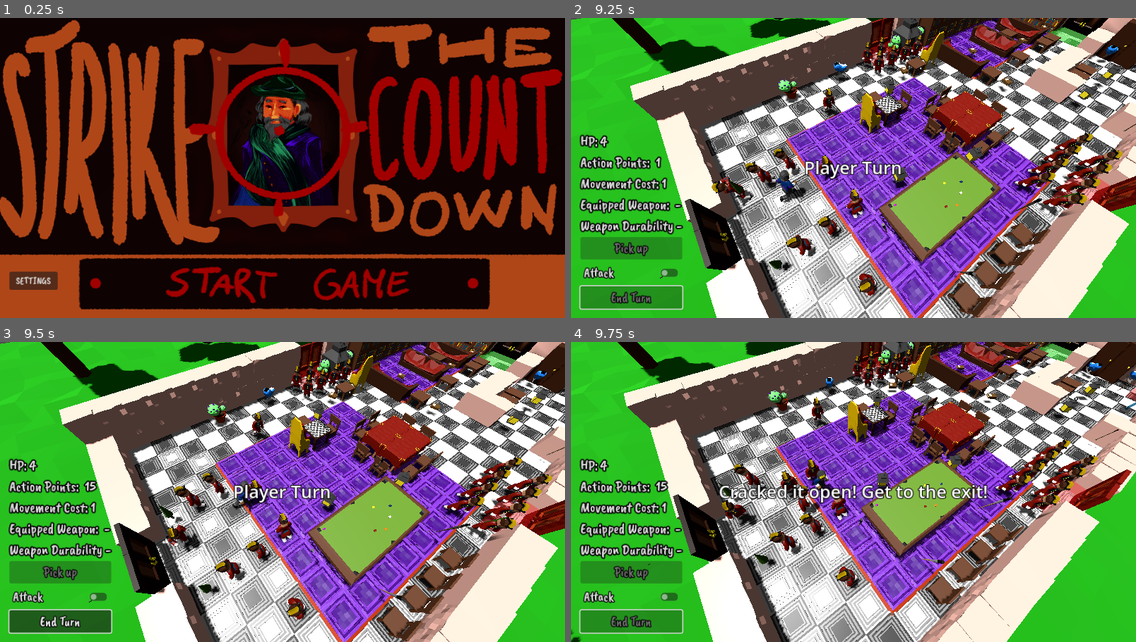
Above: before the commit, frames 1-4 (two rows, left to right).
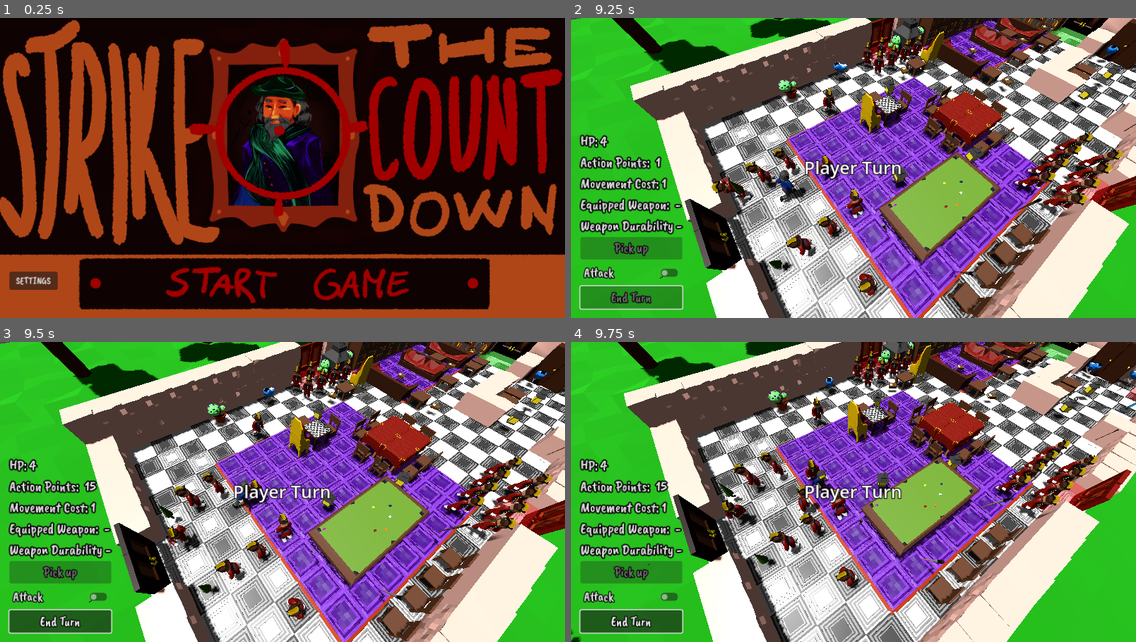
Above: after the commit, the same moments.

Repository: pinguinosod/gse_winterjam2024
Game: Godot game, scene res://main.tscn
Same seed, same stepped clock (60 frames per second), same inputs: the game is played once before the commit and once after it.
Inputs (mouse positions are in pixels of both pictures, inside the frame that each line leads up to):
- Up to frame 1 (0.25 s): no input
- Up to frame 2 (9.25 s): click (859, 285) at 0.5 s; tap Enter (end_turn) at 1.25, 1.35, 2.85, 3.6, 4.35, 5.1, 5.85, 6.6, 7.35, 8.1, 8.85 s; move the mouse to (825, 228) at 1.27 s; hold W (move_up) 1.28-2 s; click (825, 228) at 1.42 s; tap Space at 1.52, 3.02, 4.52, 5.27, 6.02, 7.52, 8.27, 9.02 s; click "End Turn" at 2 s; move the mouse to (1023, 213) at 2.77 s; hold W (move_up) 2.78-3.53 s; move the mouse to (684, 123) at 3.52 s; hold A (move_left) 3.53-5.03 s; move the mouse to (881, 168) at 4.27 s; click (881, 168) at 4.42 s; move the mouse to (768, 93) at 5.02 s; hold S (move_down) 5.03-5.78 s; move the mouse to (977, 153) at 5.77 s; hold D (move_right) 5.78-6.53 s; move the mouse to (740, 183) at 6.52 s; hold W (move_up) 6.53-7.28 s; click (740, 183) at 6.67 s; move the mouse to (910, 102) at 7.27 s; hold D (move_right) from 7.28 s (still down); move the mouse to (825, 228) at 8.02 s; move the mouse to (1023, 213) at 8.77 s; click (1023, 213) at 8.92 s
- Up to frame 3 (9.5 s): keep holding D (move_right)
- Up to frame 4 (9.75 s): move the mouse to (684, 447) at 9.52 s; release D (move_right) at 9.53 s; hold S (move_down) from 9.53 s (still down); tap Enter (end_turn) at 9.6 s

Frames 1-3 are identical in both runs. In frame 4, 3.0% of the frame differs, in the area x 1-74%, y 36-97%.

Commit message:
Cutscene Hit Sound

Diff:
--- a/cutsceneScript.gd
+++ b/cutsceneScript.gd
@@ -11,6 +11,8 @@
 
 var enemy: AnimationTree
 var enemyAnimator: AnimationNodeStateMachinePlayback
+
+@export var attack_sound: AudioStream
 
 # Called when the node enters the scene tree for the first time.
 func _ready() -> void:
@@ -37,6 +39,7 @@
 	if started:
 		timeElapsed += delta
 		if timeElapsed > 2.5:
+			AudioManager.play_sfx_override(attack_sound, 80)
 			enemyAnimator.travel("Death")
 			started = false
 			done = true
--- a/main.tscn
+++ b/main.tscn
@@ -1,7 +1,8 @@
-[gd_scene load_steps=11 format=3 uid="uid://d3n3e4vjd3syp"]
+[gd_scene load_steps=12 format=3 uid="uid://d3n3e4vjd3syp"]
 
 [ext_resource type="PackedScene" uid="uid://crj37bo36phwd" path="res://rooms.tscn" id="1_iektr"]
 [ext_resource type="PackedScene" uid="uid://be1nsbcipwe44" path="res://player.tscn" id="2_tjp8u"]
+[ext_resource type="AudioStream" uid="uid://3888qdr7wrwn" path="res://audio/Punch.mp3" id="2_vtln1"]
 [ext_resource type="PackedScene" uid="uid://cyysjuf2pl57c" path="res://enemies.tscn" id="3_fuddb"]
 [ext_resource type="PackedScene" uid="uid://082rgmto1mon" path="res://objects.tscn" id="4_vypmj"]
 [ext_resource type="PackedScene" uid="uid://ch7lfvfup1r3d" path="res://UI.tscn" id="5_3od5a"]
@@ -16,6 +17,27 @@
 
 [node name="Rooms" parent="." instance=ExtResource("1_iektr")]
 transform = Transform3D(1, 0, 0, 0, 1, 0, 0, 0, 1, -0.00271797, -0.00320196, -0.000750542)
+
+[node name="Room02" parent="Rooms" index="1"]
+attack_sound = ExtResource("2_vtln1")
+
+[node name="Skeleton3D" parent="Rooms/Room02/countFallingDying/Armature" index="0"]
+bones/1/rotation = Quaternion(-1.77723e-15, -1.11077e-16, -0.0312457, 0.999512)
+bones/4/rotation = Quaternion(1.77723e-15, 2.10438e-17, 0.0312457, 0.999512)
+bones/6/rotation = Quaternion(-1.72715e-16, 0.707107, -5.42762e-15, 0.707107)
+bones/7/rotation = Quaternion(-0.00337343, -0.631962, 0.774988, -0.0024029)
+bones/8/rotation = Quaternion(-0.0693744, 0.000444774, -0.00639646, 0.99757)
+bones/9/rotation = Quaternion(-0.0327508, -7.21805e-05, 0.00220262, 0.999461)
+bones/11/rotation = Quaternion(0.774778, 0.00527609, -0.00710901, 0.632172)
+bones/12/rotation = Quaternion(-0.068748, -0.00107806, 0.0156424, 0.997511)
+bones/13/rotation = Quaternion(-0.0330674, 0.000218469, -0.0066028, 0.999431)
+bones/15/rotation = Quaternion(-6.66342e-05, -0.0178693, 0.999833, -0.00373691)
+bones/16/rotation = Quaternion(0.0191336, 0.000467153, 0.0244414, 0.999518)
+bones/17/rotation = Quaternion(0.255206, -0.668436, 0.263685, 0.646942)
+bones/20/rotation = Quaternion(-1.96056e-05, 0.0178694, 0.99984, 0.00109379)
+bones/21/rotation = Quaternion(-0.0191298, -0.000569266, 0.029739, 0.999374)
+bones/22/rotation = Quaternion(0.26237, -0.647365, 0.253865, 0.669054)
+bones/23/rotation = Quaternion(0.37502, 0.00288944, -0.00116896, 0.927011)
 
 [node name="gardenScene" parent="Rooms" index="3"]
 transform = Transform3D(-1.31134e-08, 0, 0.3, 0, 0.3, 0, -0.3, 0, -1.31134e-08, 11.3925, -1.24064, 0)
--- a/player.tscn
+++ b/player.tscn
@@ -23,31 +23,6 @@
 [node name="playerStrikeAnim" parent="." node_paths=PackedStringArray("tree") instance=ExtResource("2_1oclv")]
 script = ExtResource("3_qhufq")
 tree = NodePath("AnimationTree")
-
-[node name="Skeleton3D" parent="playerStrikeAnim/Armature" index="0"]
-bones/0/position = Vector3(-0.34176, -0.779099, -56.643)
-bones/0/rotation = Quaternion(-0.509506, -0.497055, 0.502833, 0.490406)
-bones/1/rotation = Quaternion(-0.000139394, -0.0013083, -0.0385453, 0.999256)
-bones/3/rotation = Quaternion(0.00294651, -0.0216051, -0.00675282, 0.999739)
-bones/4/rotation = Quaternion(-0.0173038, 0.00759076, 0.0575408, 0.998164)
-bones/5/rotation = Quaternion(0.0231827, -0.0144907, -0.0464618, 0.998546)
-bones/6/rotation = Quaternion(0, 0.707107, -2.51215e-15, 0.707107)
-bones/7/rotation = Quaternion(0.0507583, -0.628459, 0.775297, 0.0371144)
-bones/8/rotation = Quaternion(0.478942, 0.152833, 0.172708, 0.847012)
-bones/9/position = Vector3(-5.10926e-07, 15.4197, -5.43416e-06)
-bones/9/rotation = Quaternion(-0.0165046, -6.97808e-05, 0.252388, 0.967485)
-bones/10/position = Vector3(3.73113e-06, 20.2529, 1.32814e-06)
-bones/11/rotation = Quaternion(0.748506, 0.0070007, -0.02037, 0.662778)
-bones/12/rotation = Quaternion(0.501575, -0.131891, -0.205696, 0.829889)
-bones/13/rotation = Quaternion(-0.015935, 0.000212592, -0.231458, 0.972714)
-bones/15/rotation = Quaternion(0.0381751, -0.0265357, 0.998079, -0.0409598)
-bones/16/rotation = Quaternion(-0.0115567, -0.0747755, -0.21045, 0.974672)
-bones/17/rotation = Quaternion(0.392421, -0.634626, 0.354266, 0.563695)
-bones/18/rotation = Quaternion(0.378107, -0.00335905, 0.00120743, 0.925755)
-bones/20/rotation = Quaternion(-0.120691, 0.0556621, 0.990652, -0.0307257)
-bones/21/rotation = Quaternion(-0.001112, 0.0293977, -0.158414, 0.986934)
-bones/22/rotation = Quaternion(0.313943, -0.564019, 0.366357, 0.670153)
-bones/23/rotation = Quaternion(0.375021, 0.00288953, -0.00116886, 0.927011)
 
 [node name="CSGSphere3D" type="CSGSphere3D" parent="."]
 visible = false
--- a/scripts/game_manager.gd
+++ b/scripts/game_manager.gd
@@ -239,6 +239,8 @@
 
 
 func endPlayerTurn():
+	if player.current_path_index < player.pathToFollow.size():
+		return
 	playerTurn = false
 	showText("Enemy Turn", 1.5)
 	for enemy in occupiedEnemies:
@@ -269,11 +271,11 @@
 		currentEnemy.speed *= 300
 		for enemy in enemyTurnQueue:
 			enemy.speed *= 300
-	if Input.is_action_just_pressed("DEBUG_KILL_ALL") and not enemyTurn():
-		clear_enemies()
-	if Input.is_action_just_pressed("DEBUG_NEXT_SCENE") and not enemyTurn():
-		clear_enemies()
-		load_next_scene()
+	#if Input.is_action_just_pressed("DEBUG_KILL_ALL") and not enemyTurn():
+	#	clear_enemies()
+	#if Input.is_action_just_pressed("DEBUG_NEXT_SCENE") and not enemyTurn():
+	#	clear_enemies()
+	#	load_next_scene()
 
 func attack_enemy_on_position(position: Vector3):
 	var mapPos = parentRoom.get_cell_position(position)
Not shown: 1 places in UI.tscn that only renumber resources
